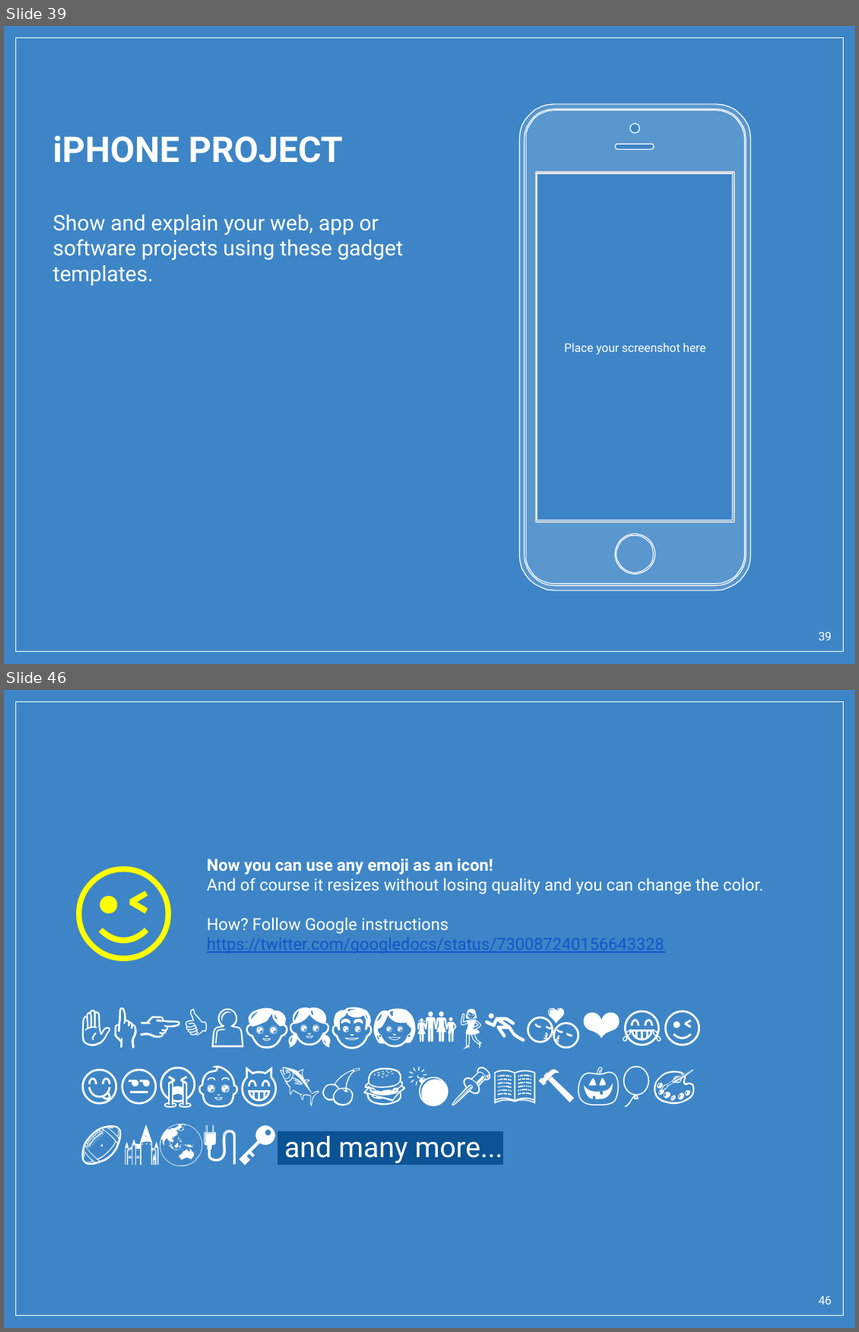
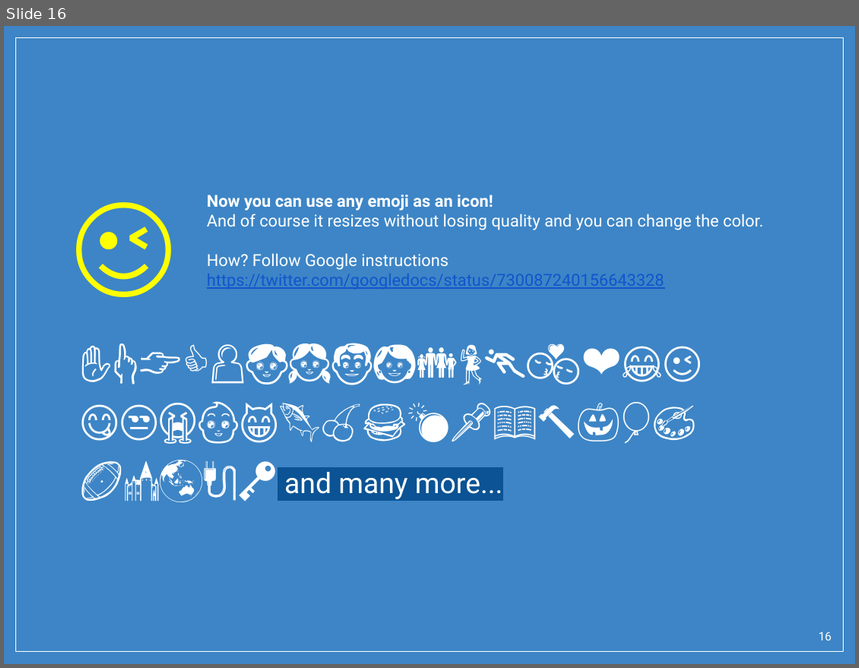
Before and after one commit to wu0792/ats_client, a slide deck: ext/share.pptx. Shown one above the other, each under a label of ours: slides 39 and 46 before the commit, slide 16 after it; the slides between them are not shown. The pictures are 859x1332 and 859x668 pixels, drawn with LibreOffice and Linux fonts; fonts in the diff are those of the drawing; background and template pictures are left out. Boxes give left, top, right and bottom in pixels: in the first picture for what was removed or moved away, otherwise in the second. Text is boxed around its words. In the diff, an @@ line names an element or a change of style, - is before the commit and + after.

```diff
--- a/ext/share.pptx
+++ b/ext/share.pptx
@@ slide 39 removed at (4,26,855,664), background picture (left out); not listed: 1 template element that a slide beside it also shows @@
@@ freeform shape removed at (520,104,751,591) @@
@@ text removed at (53,135,403,286) @@
-iPHONE PROJECT
-Show and explain your web, app or software projects using these gadget templates.
@@ rectangle removed at (536,173,734,522) @@
-Place your screenshot here
@@ page number removed at (819,632,832,641) @@
-39
@@ what was slide 46 is now slide 16 @@
@@ page number at (819,632,832,641): text changed @@
-46
+16
```
Also in this commit, not shown: 10 slides changed, 29 other slides removed.
